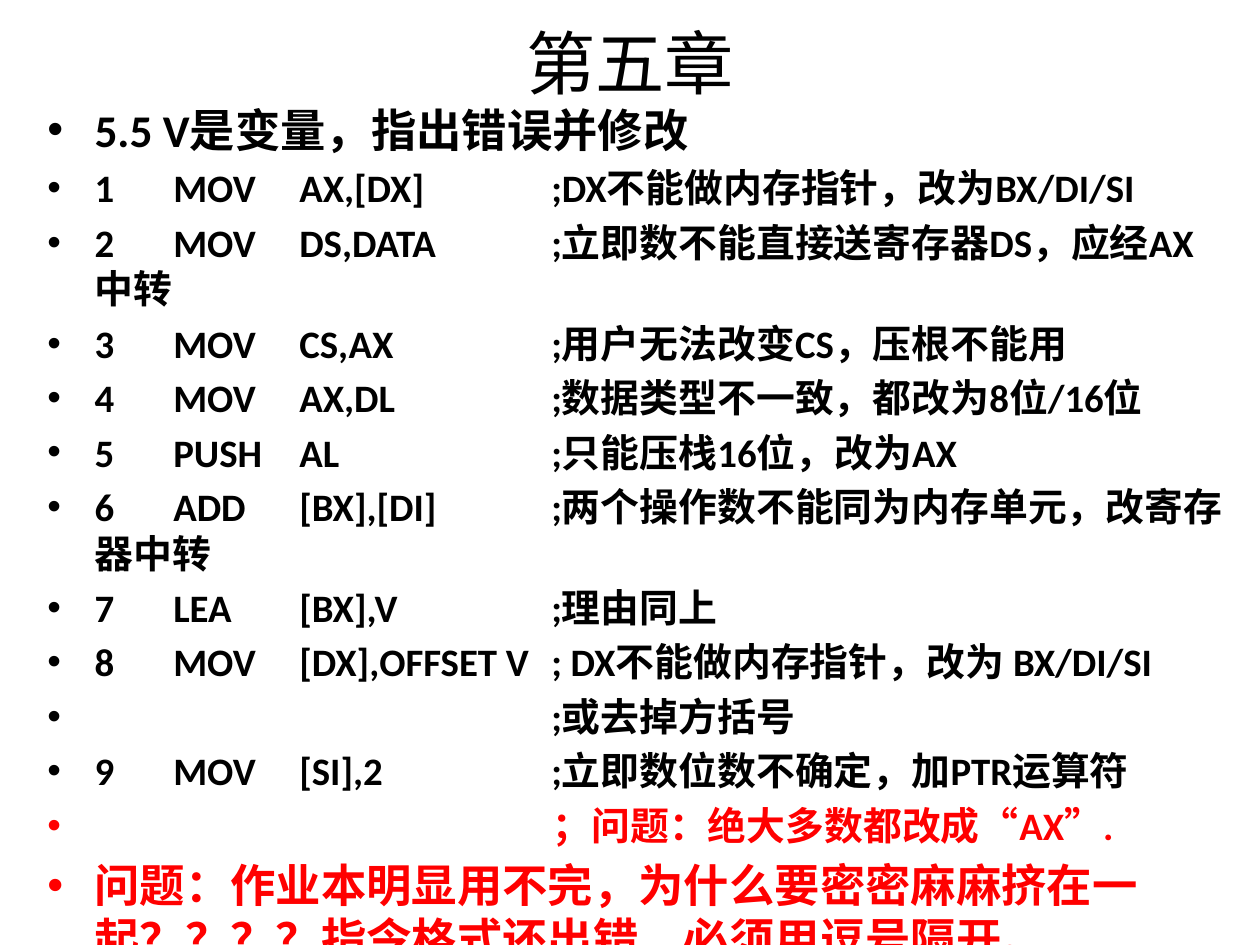
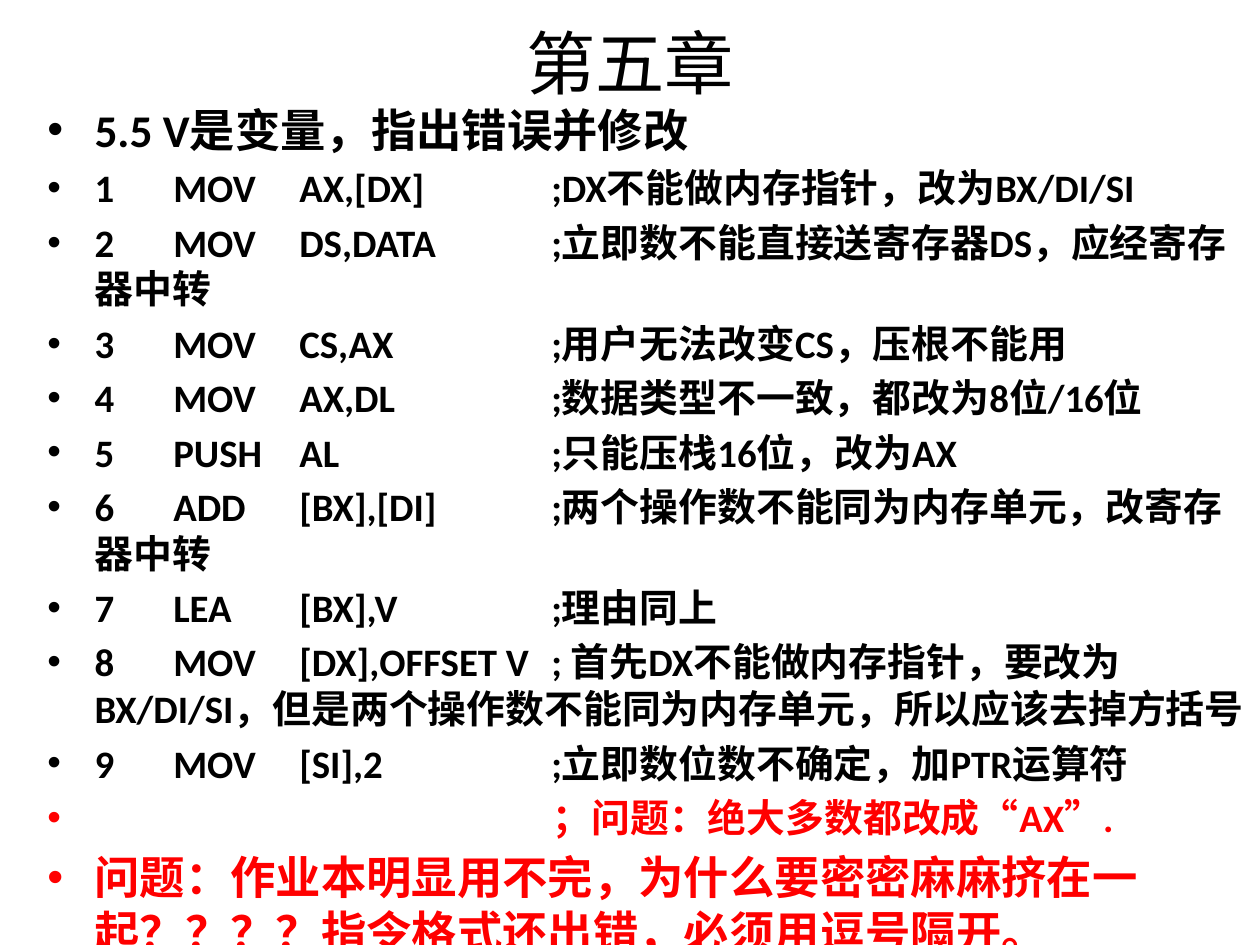
Before and after one commit to 3210448723/HnustExam, a slide deck: slide 10 of 汇编语言/汇编作业-有自己的修改.pptx. Drawn at 1260x945 pixels with LibreOffice and Linux fonts; fonts in the diff are those of the drawing. Boxes give left, top, right and bottom in pixels: in the first picture for what was removed or moved away, otherwise in the second. Text is boxed around its words. In the diff, an @@ line names an element or a change of style, - is before the commit and + after.

```diff
--- a/汇编语言/汇编作业-有自己的修改.pptx
+++ b/汇编语言/汇编作业-有自己的修改.pptx
@@ text at (x1=95, y1=224, x2=1226, y2=307): text changed @@
-• 2 MOV DS,DATA ;立即数不能直接送寄存器DS，应经AX中转
+• 2 MOV DS,DATA ;立即数不能直接送寄存器DS，应经寄存器中转
@@ text at (x1=95, y1=643, x2=1244, y2=728): text changed @@
-• 8 MOV [DX],OFFSET V ; DX不能做内存指针，改为 BX/DI/SI
-• ;或去掉方括号
+• 8 MOV [DX],OFFSET V ; 首先DX不能做内存指针，要改为 BX/DI/SI，但是两个操作数不能同为内存单元，所以应该去掉方括号
```
Also in this commit, not shown: 13 other slides changed.
